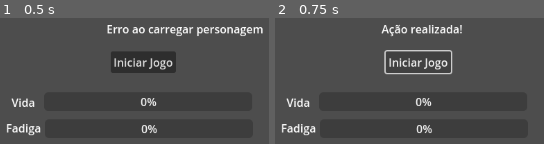
Above: before the commit, frames 1-2 (left to right).
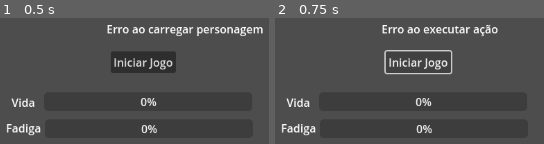
Above: after the commit, the same moments.

Repository: Tiagoribeirorp/TECH-Digital
Game: Godot game, scene res://main.tscn
Same seed, same stepped clock (60 frames per second), same inputs: the game is played once before the commit and once after it.
Inputs:
- Up to frame 1 (0.5 s): no input
- Up to frame 2 (0.75 s): click "Iniciar Jogo" at 0.5 s

Frame 1 is identical in both runs. In frame 2, 1.9% of the frame differs, in the area x 39-83%, y 5-15%.

Commit message:
Implement character creation and action execution in RPG engine bridge

Diff:
--- a/godot/tech-digital/main.gd
+++ b/godot/tech-digital/main.gd
@@ -6,6 +6,9 @@
 @onready var fadiga_bar: ProgressBar = $FadigaBar
 @onready var vida_label: Label = $VidaLabel
 @onready var fadiga_label: Label = $FadigaLabel
+
+
+var character_state: Dictionary = {}
 
 
 func _ready() -> void:
@@ -18,6 +21,7 @@
 	)
 
 	var output: Array = []
+
 	var exit_code := OS.execute(
 		"python",
 		[bridge_path],
@@ -35,34 +39,80 @@
 		title_label.text = "Engine não retornou dados"
 		return
 
-	var json_text: String = str(output[0]).strip_edges()
+	if not apply_engine_response(output[0]):
+		title_label.text = "Erro ao interpretar dados do Engine"
+
+
+func execute_basic_action() -> void:
+	var bridge_path := ProjectSettings.globalize_path(
+		"res://../../engine/rpg/bridge.py"
+	)
+
+	var fatigue := int(character_state.get("fatigue", 0))
+	var hp := int(character_state.get("hp", 0))
+
+	var output: Array = []
+
+	var exit_code := OS.execute(
+		"python",
+		[
+			bridge_path,
+			"--action",
+			"basic",
+			"--hp",
+			str(hp),
+			"--fatigue",
+			str(fatigue),
+		],
+		output,
+		true
+	)
+
+	if exit_code != 0:
+		title_label.text = "Erro ao executar ação"
+		print("Erro ao executar ação. Código: ", exit_code)
+		print("Saída: ", output)
+		return
+
+	if output.is_empty():
+		title_label.text = "Engine não retornou dados"
+		return
+
+	if apply_engine_response(output[0]):
+		title_label.text = "Ação realizada!"
+
+
+func apply_engine_response(raw_response: Variant) -> bool:
 	var json := JSON.new()
 
-	if json.parse(json_text) != OK:
-		title_label.text = "Erro ao interpretar dados do Engine"
-		print("JSON recebido: ", json_text)
-		return
+	if json.parse(str(raw_response).strip_edges()) != OK:
+		print("JSON inválido recebido do Engine: ", raw_response)
+		return false
 
-	var character: Dictionary = json.data
+	if not (json.data is Dictionary):
+		print("Engine retornou dados em formato inesperado.")
+		return false
 
-	vida_bar.max_value = character["hp_max"]
-	vida_bar.value = character["hp"]
+	character_state = json.data
 
-	fadiga_bar.max_value = character["fatigue_max"]
-	fadiga_bar.value = character["fatigue"]
+	vida_bar.max_value = int(character_state["hp_max"])
+	vida_bar.value = int(character_state["hp"])
+
+	fadiga_bar.max_value = int(character_state["fatigue_max"])
+	fadiga_bar.value = int(character_state["fatigue"])
 
 	vida_label.text = "Vida: %d/%d" % [
-		character["hp"],
-		character["hp_max"]
+		character_state["hp"],
+		character_state["hp_max"],
 	]
 
 	fadiga_label.text = "Fadiga: %d/%d" % [
-		character["fatigue"],
-		character["fatigue_max"]
+		character_state["fatigue"],
+		character_state["fatigue_max"],
 	]
 
-	title_label.text = character["name"]
+	return true
 
 
 func _on_button_pressed() -> void:
-	title_label.text = "Ação realizada!"
+	execute_basic_action()
Not shown, changed: engine/rpg/bridge.py
